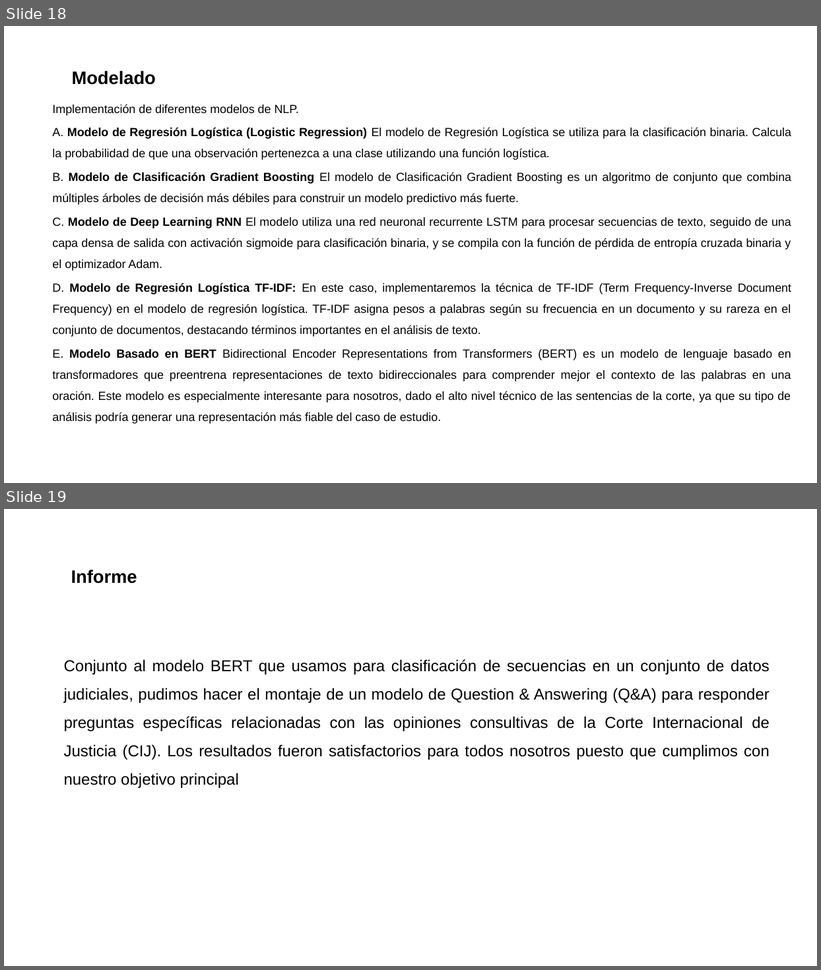
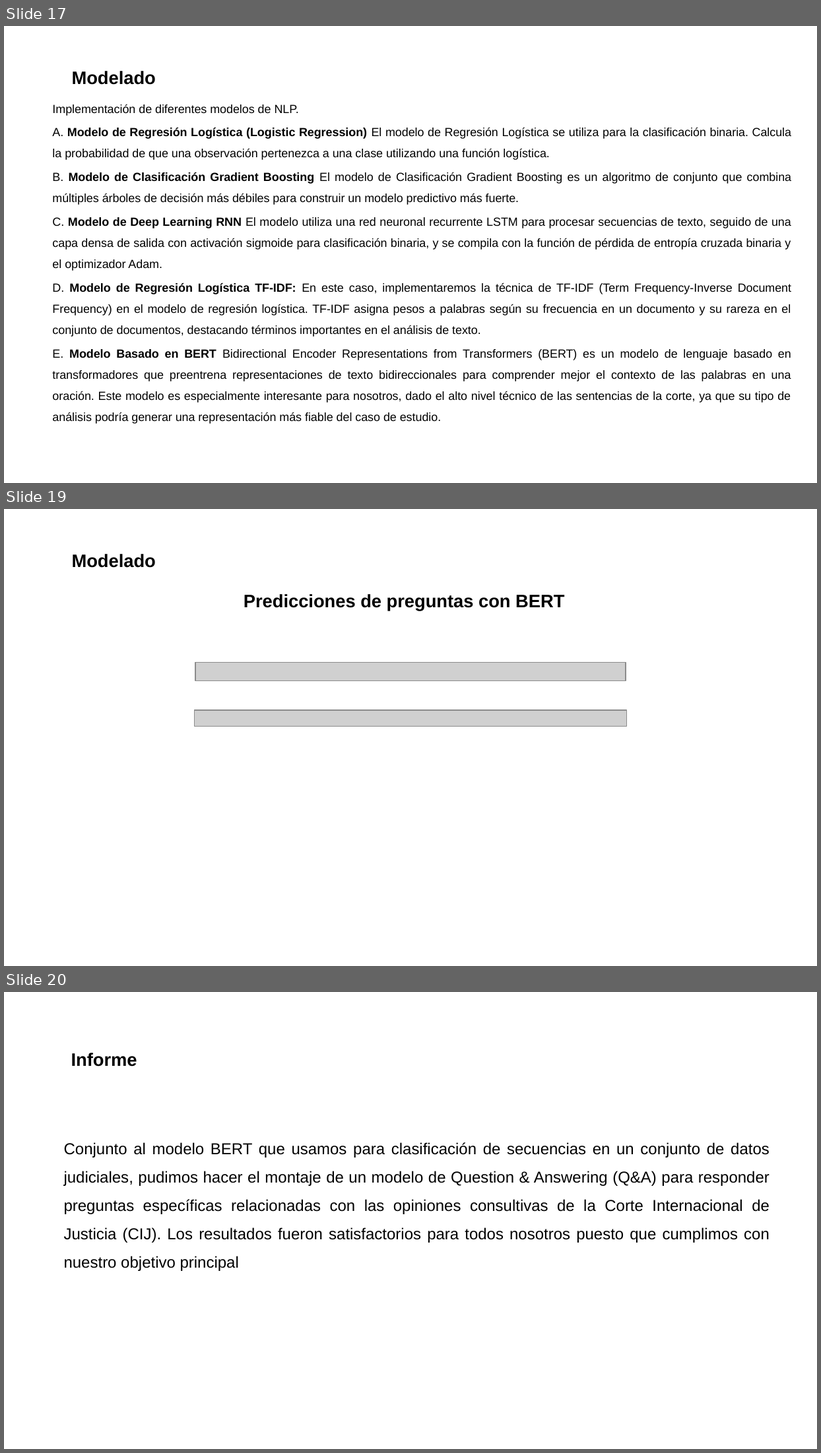
Before and after one commit to pardo2410/ProyectoFinalBootcampBigData, a slide deck: 00 - Presentacion/Data Divers - Presentacion v3.pptx. Shown one above the other, each under a label of ours: slides 18 and 19 before the commit, slides 17, 19 and 20 after it; the slides between them are not shown. The pictures are 821x970 and 821x1453 pixels, drawn with LibreOffice and Linux fonts; fonts in the diff are those of the drawing; grey boxes stand for pictures; background and template pictures are left out. Boxes give left, top, right and bottom in pixels: in the first picture for what was removed or moved away, otherwise in the second. Text is boxed around its words. In the diff, an @@ line names an element or a change of style, - is before the commit and + after.

```diff
--- a/00 - Presentacion/Data Divers - Presentacion v3.pptx
+++ b/00 - Presentacion/Data Divers - Presentacion v3.pptx
@@ slide 19 added at [4,509,817,966], background picture (left out) @@
@@ text added at [72,554,156,568], 16 pt, text #000000, bold @@
+Modelado
@@ text added at [244,594,564,611], 16 pt, text #000000, bold @@
+Predicciones de preguntas con BERT
@@ picture added at [195,663,625,681] @@
@@ picture added at [194,711,626,727] @@
@@ what was slide 18 is now slide 17 @@
@@ what was slide 19 is now slide 20 @@
```
Also in this commit, not shown: 1 slide changed, 1 other slide added, 1 slide removed, 1 other file.
